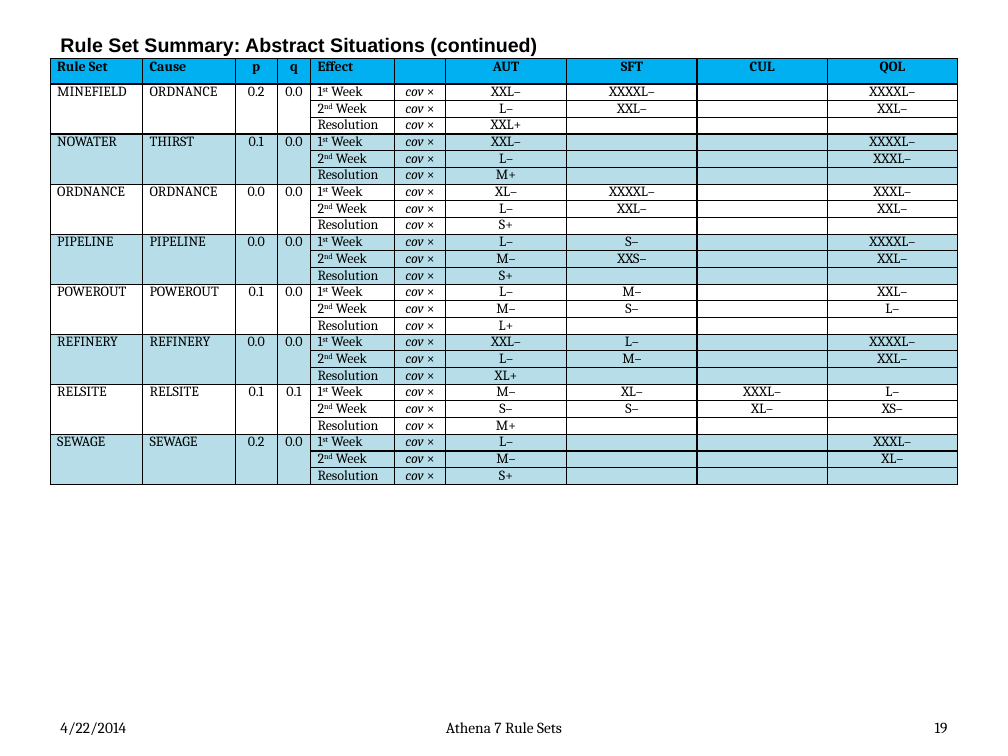
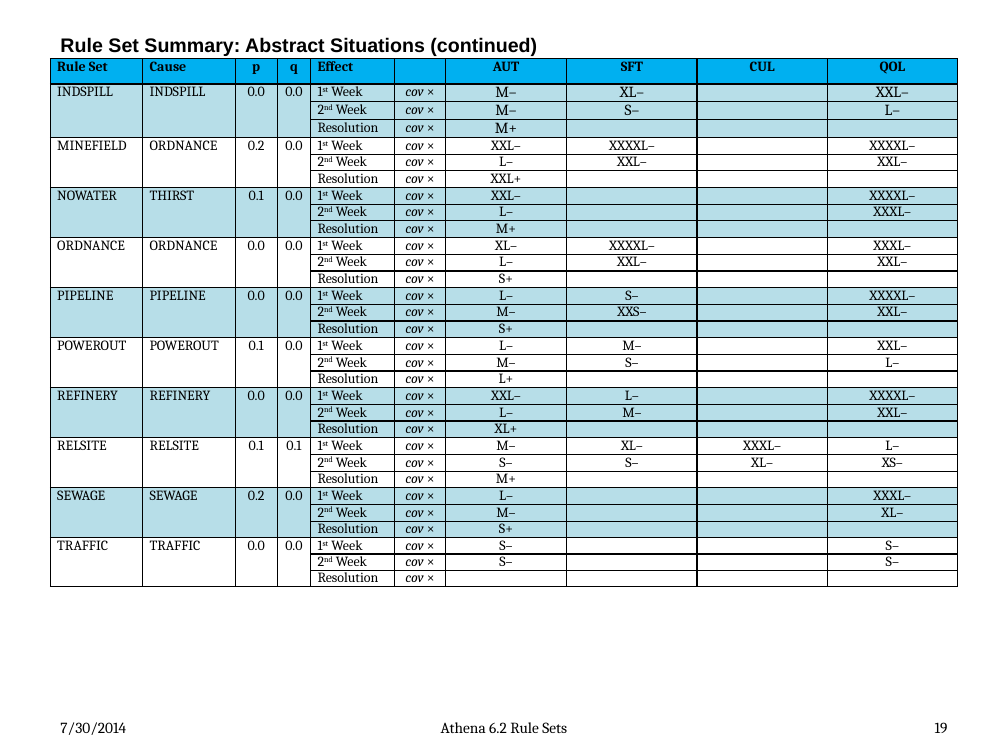
Before and after one commit to AthenaModel/athena-legacy, a slide deck: slide 19 of docs/dev/rules.pptx. Drawn at 1008x756 pixels with LibreOffice and Linux fonts; fonts in the diff are those of the drawing. Boxes give left, top, right and bottom in pixels: in the first picture for what was removed or moved away, otherwise in the second. Text is boxed around its words. In the diff, an @@ line names an element or a change of style, - is before the commit and + after.

```diff
--- a/docs/dev/rules.pptx
+++ b/docs/dev/rules.pptx
@@ table at bbox=[50, 58, 958, 593] @@
+row 2: INDSPILL | INDSPILL | 0.0 | 0.0 | 1st Week | cov × | M– | XL– |  | XXL–
+row 3:  |  |  |  | 2nd Week | cov × | M– | S– |  | L–
+row 4:  |  |  |  | Resolution | cov × | M+ |  |  | 
+row 29: TRAFFIC | TRAFFIC | 0.0 | 0.0 | 1st Week | cov × | S– |  |  | S–
+row 30:  |  |  |  | 2nd Week | cov × | S– |  |  | S–
+row 31:  |  |  |  | Resolution | cov × |  |  |  | 
@@ text at bbox=[60, 722, 126, 735]: text changed @@
-4/22/2014
+7/30/2014
@@ text at bbox=[441, 722, 567, 733]: text changed @@
-Athena 7 Rule Sets
+Athena 6.2 Rule Sets
```
Also in this commit, not shown: 72 other slides changed, 2 slides added, 6 other files.
